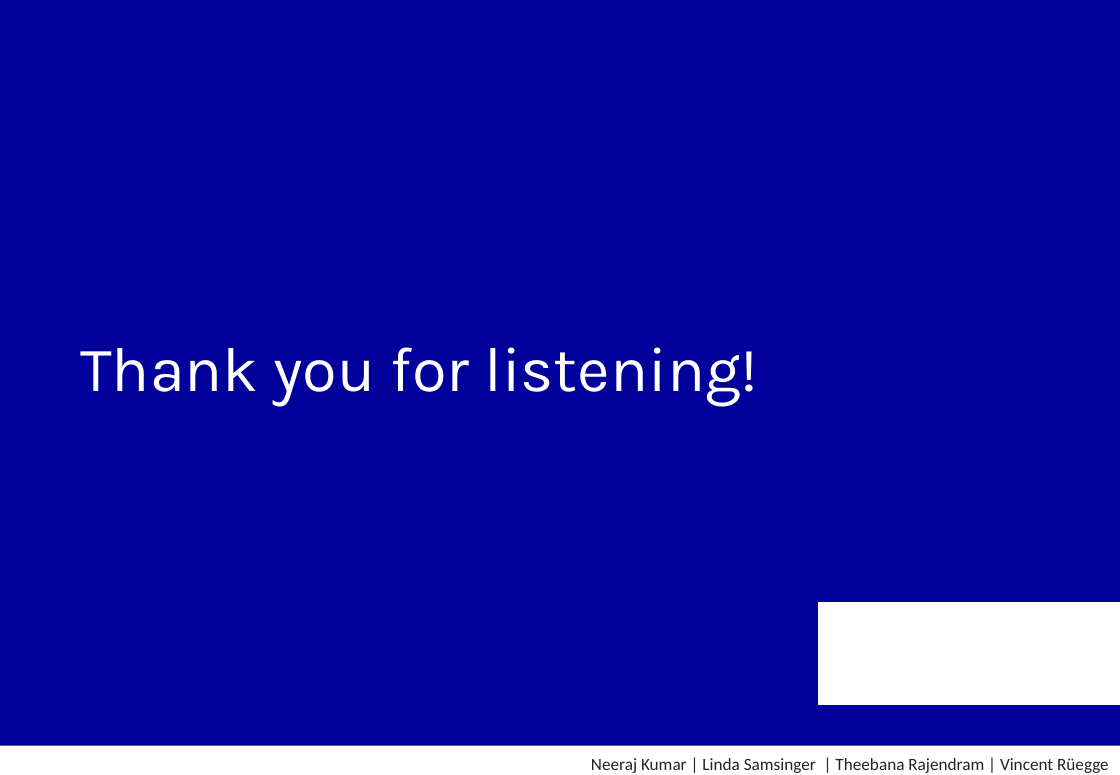
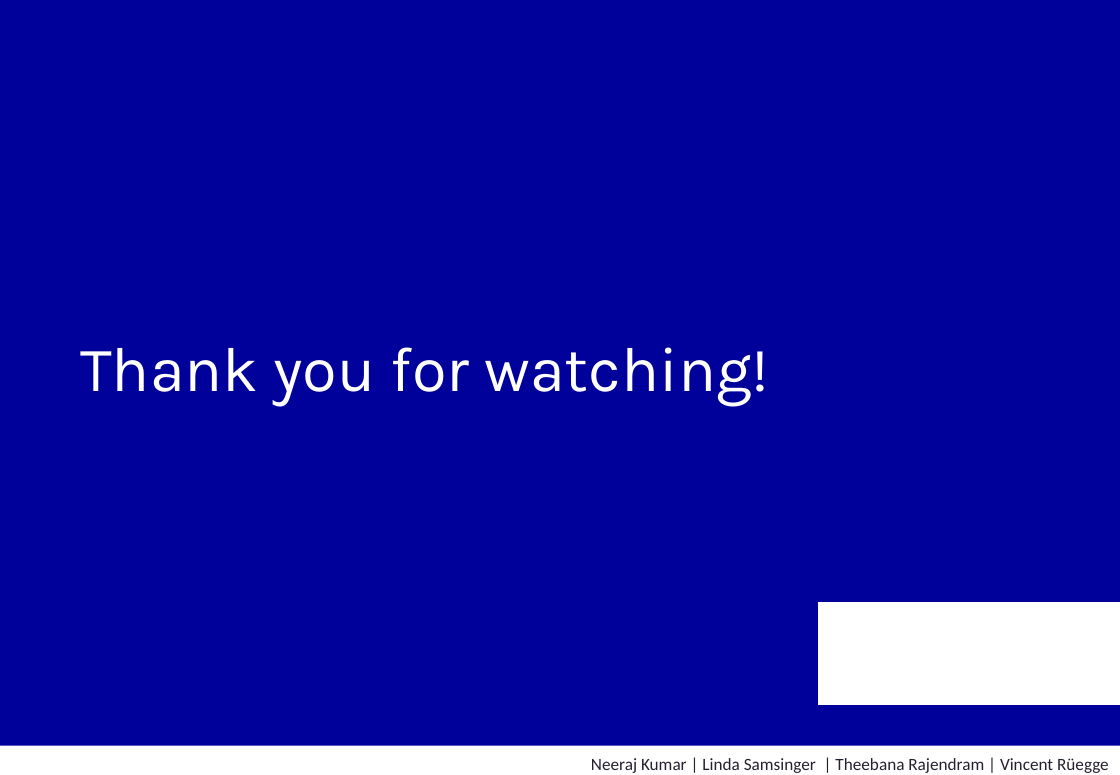
Before and after one commit to snoweZz/DLfM_BrandManagement, a slide deck: slide 8 of about_me/BrandManagement.pptx. Drawn at 1120x775 pixels with LibreOffice and Linux fonts; fonts in the diff are those of the drawing; background and template pictures are left out. Boxes give left, top, right and bottom in pixels: in the first picture for what was removed or moved away, otherwise in the second. Text is boxed around its words. In the diff, an @@ line names an element or a change of style, - is before the commit and + after.

```diff
--- a/about_me/BrandManagement.pptx
+++ b/about_me/BrandManagement.pptx
@@ text at bbox=[80, 347, 769, 407]: text changed @@
-Thank you for listening!
+Thank you for watching!
```
Also in this commit, not shown: 7 other slides changed, 1 other file.
